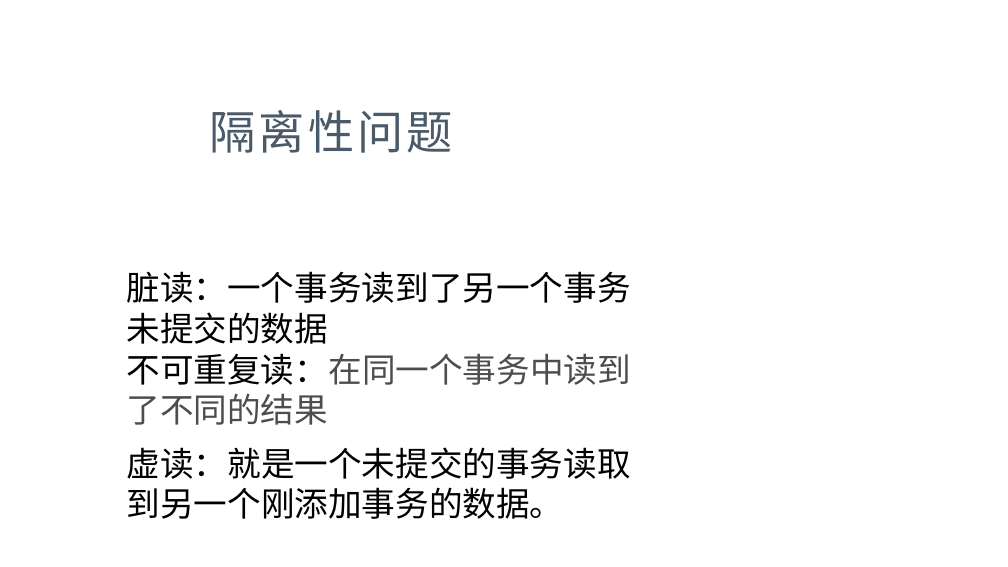
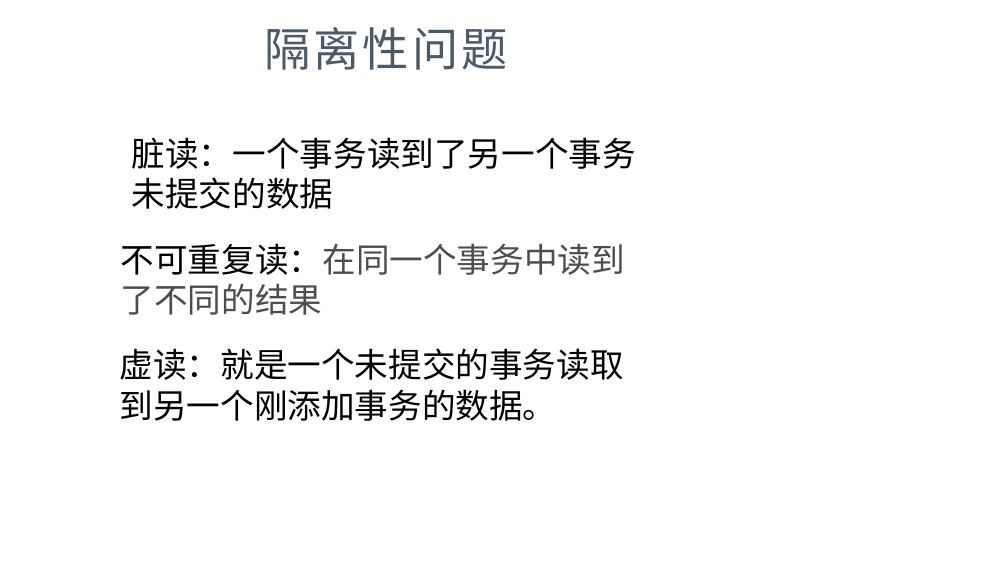
Before and after one commit to yangzhengx/dev01, a slide deck: slide 9 of 演讲.pptx (slide 8 before the commit). Drawn at 1008x567 pixels with LibreOffice and Linux fonts; fonts in the diff are those of the drawing; background and template pictures are left out. Boxes give left, top, right and bottom in pixels: in the first picture for what was removed or moved away, otherwise in the second. Text is boxed around its words. In the diff, an @@ line names an element or a change of style, - is before the commit and + after.

```diff
--- a/演讲.pptx
+++ b/演讲.pptx
@@ text "隔离性问题": place and size @@
-text "隔离性问题" at (210,110,454,153)
+text "隔离性问题" at (264,27,508,70)
@@ text "脏读：一个事务读到了另一个事务未提交的数据": place and size @@
-text "脏读：一个事务读到了另一个事务未提交的数据" at (127,271,631,344)
+text "脏读：一个事务读到了另一个事务未提交的数据" at (132,137,636,209)
@@ text "不可重复读：在同一个事务中读到了不同的结果": place and size @@
-text "不可重复读：在同一个事务中读到了不同的结果" at (127,353,631,425)
+text "不可重复读：在同一个事务中读到了不同的结果" at (121,243,625,315)
@@ text "虚读：就是一个未提交的事务读取到另一个刚添加事务的数据。": place and size @@
-text "虚读：就是一个未提交的事务读取到另一个刚添加事务的数据。" at (127,447,631,519)
+text "虚读：就是一个未提交的事务读取到另一个刚添加事务的数据。" at (120,348,624,421)
```
Also in this commit, not shown: 12 other slides changed, 1 slide added.
